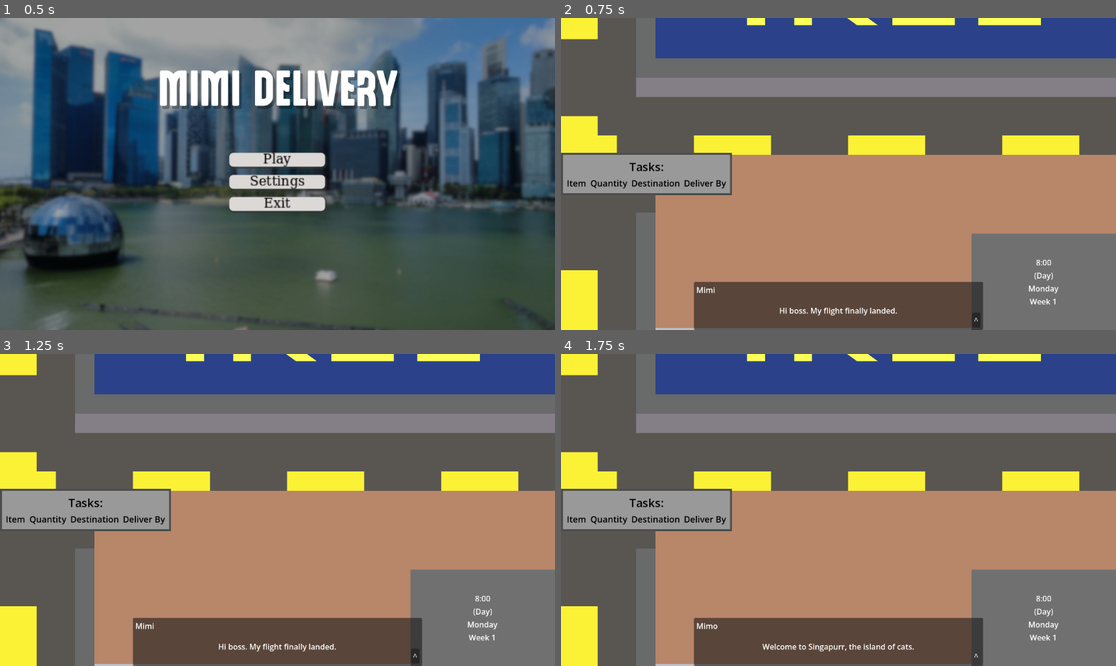
Above: before the commit, frames 1-4 (two rows, left to right).
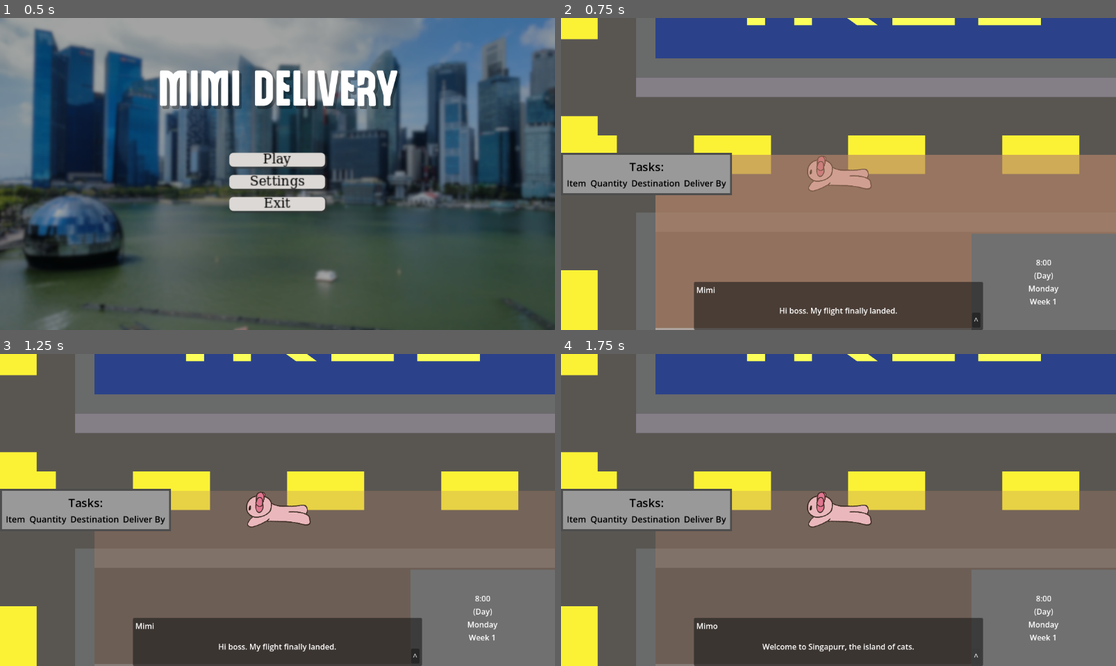
Above: after the commit, the same moments.

Repository: Glitch752/mimiDelivery
Game: Godot game, scene res://scenes/Menu.tscn
Two runs of this game, one before a commit and one after it. Both use one fixed random seed, a clock stepped at 60 frames per second and the inputs below.
Inputs:
- Up to frame 1 (0.5 s): no input
- Up to frame 2 (0.75 s): click "Play" at 0.5 s
- Up to frame 3 (1.25 s): no input
- Up to frame 4 (1.75 s): click "^" at 1.25 s

Frame 1 is identical in both runs. In frame 2, 29% of the frame differs, in the area x 17-100%, y 43-100%; in frame 3, 37%; in frame 4, 36%.
Error before the commit: Parse Error: Used tab character for indentation instead of space as used before in the file. (res://scenes/level/buildings/base_building.gd:32)

Commit message:
whitespace

Diff:
--- a/scenes/level/buildings/base_building.gd
+++ b/scenes/level/buildings/base_building.gd
@@ -3,10 +3,10 @@
 extends Node2D
 
 enum Purpose {
-	SHOP,
-	DESTINATION,
-	DECORATION,
-	MRT,
+    SHOP,
+    DESTINATION,
+    DECORATION,
+    MRT,
 }
 
 # hide when the player goes behind it
@@ -30,15 +30,15 @@
         hide_area.body_exited.connect(_on_body_exited)
 
 func _on_body_entered(body: Node) -> void:
-	if body.is_in_group("player"):
-		var tween = create_tween()
-		tween.set_ease(Tween.EASE_IN_OUT)
-		tween.set_trans(Tween.TRANS_CUBIC)
-		tween.tween_property(self, "modulate:a", 0.3, 0.3)
+    if body.is_in_group("player"):
+        var tween = create_tween()
+        tween.set_ease(Tween.EASE_IN_OUT)
+        tween.set_trans(Tween.TRANS_CUBIC)
+        tween.tween_property(self, "modulate:a", 0.3, 0.3)
 
 func _on_body_exited(body: Node) -> void:
-	if body.is_in_group("player"):
-		var tween = create_tween()
-		tween.set_ease(Tween.EASE_IN_OUT)
-		tween.set_trans(Tween.TRANS_CUBIC)
-		tween.tween_property(self, "modulate:a", 1.0, 0.3)
+    if body.is_in_group("player"):
+        var tween = create_tween()
+        tween.set_ease(Tween.EASE_IN_OUT)
+        tween.set_trans(Tween.TRANS_CUBIC)
+        tween.tween_property(self, "modulate:a", 1.0, 0.3)
